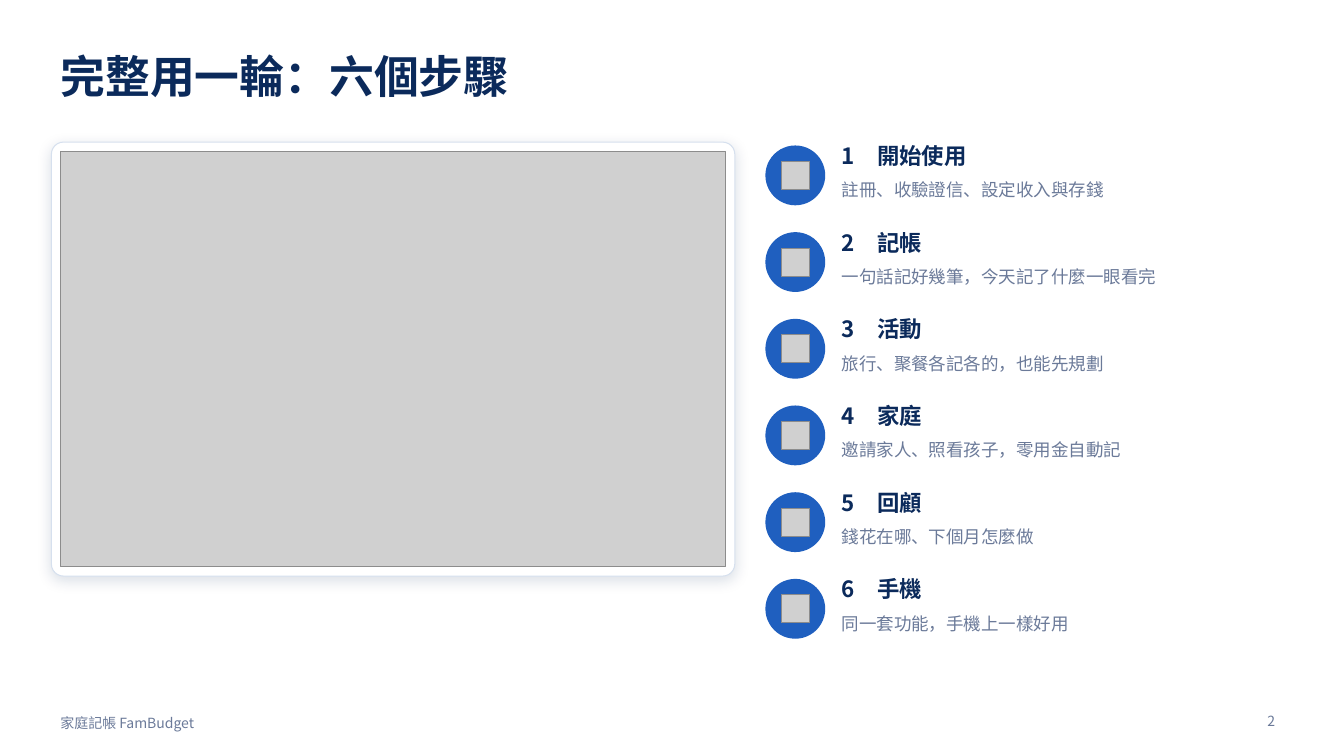
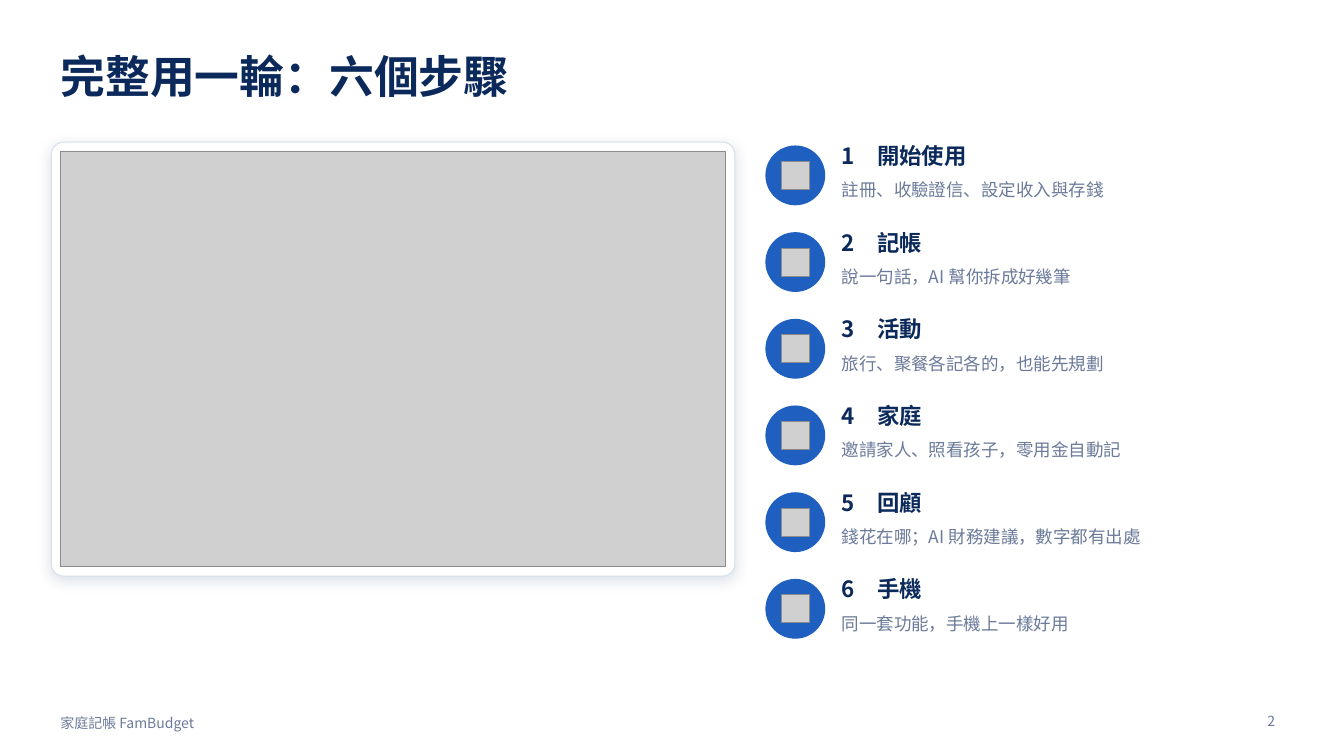
Before and after one commit to cbes502034/final_project, a slide deck: slide 2 of report/家庭記帳_產品展示.pptx. Drawn at 1344x756 pixels with LibreOffice and Linux fonts; fonts in the diff are those of the drawing; grey boxes stand for pictures. Boxes give left, top, right and bottom in pixels: in the first picture for what was removed or moved away, otherwise in the second. Text is boxed around its words. In the diff, an @@ line names an element or a change of style, - is before the commit and + after.

```diff
--- a/report/家庭記帳_產品展示.pptx
+++ b/report/家庭記帳_產品展示.pptx
@@ text at [842,268,1071,285]: text changed @@
-一句話記好幾筆，今天記了什麼一眼看完
+說一句話，AI 幫你拆成好幾筆
@@ text at [842,528,1141,546]: text changed @@
-錢花在哪、下個月怎麼做
+錢花在哪；AI 財務建議，數字都有出處
```
Also in this commit, not shown: 1 other slide changed, 3 slides added, 1 slide removed, 11 other files.
